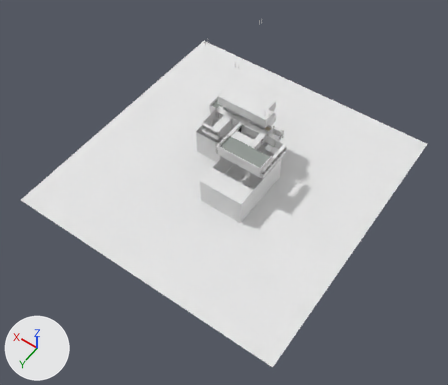
What one commit did to the glTF model build/floor_5.glb.
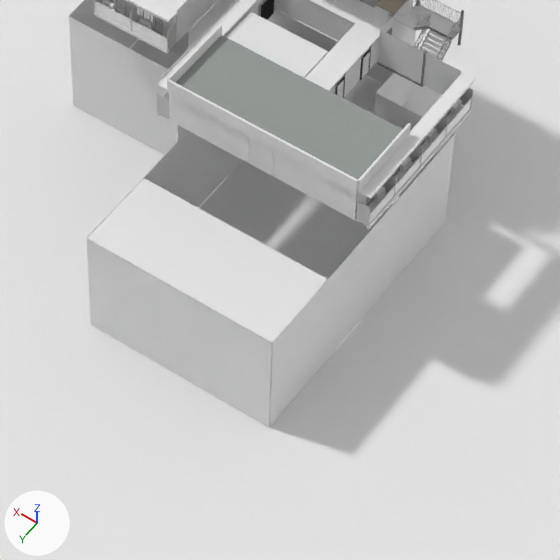
The first picture shows the older version from a 50 mm camera at (-54.5, 84.1, 141.9) aimed at (8.3, -3.7, 3.8). The close-ups show the older and then the newer version on the part from 40% to 68% of the width and 33% to 66% of the height of that picture. Only the edits that show in the close-ups are written down. Every picture has the same lights, and +X, +Y and +Z are marked at lower left. Where no turn or scale is listed for an object, it has been applied to the vertices. Vertices at exactly the same position are counted once.

The older version as bpy lines, for what is in view:
```python
me_massing = bpy.data.meshes.new('Massing')
me_massing.from_pydata(...)  # 269 vertices, 202 faces; spans x -30.0..56.0, y -58.1..30.0, z -0.1..20.3
# faces by material slot: [200, 2]
me_massing.materials.append(mat_mx_mass)  # white #e7e7e7
me_massing.materials.append(mat_mx_ground)  # white #e7e7e7
me_room_501_shell = bpy.data.meshes.new('Room_501_shell')
me_room_501_shell.from_pydata(...)  # 200 vertices, 192 faces; spans x 0.1..20.1, y -28.0..-8.8, z 11.6..14.0
# faces by material slot: [64, 64, 8, 8, 4, 40, 4]
me_room_501_shell.materials.append(mat_mr_wall)  # white #e7e7e7
me_room_501_shell.materials.append(mat_mr_base)  # grey #95918e
me_room_501_shell.materials.append(mat_mr_ceil)  # white #e7e7e7
me_room_501_shell.materials.append(mat_mr_genkan)  # white #e7e7e7
me_room_501_shell.materials.append(mat_mr_floor)  # white #e7e7e7
me_room_501_shell.materials.append(mat_mr_deskwood)  # white #e7e7e7
me_room_501_shell.materials.append(mat_mr_floorz)  # white #e7e7e7
me_wall_018 = bpy.data.meshes.new('Wall_018')
me_wall_018.from_pydata(...)  # 14 vertices, 10 faces; spans x 7.8..13.8, y -20.37..-20.24, z 11.6..14.0
# faces by material slot: [6, 4]
me_wall_018.materials.append(mat_m_wall)  # white #e7e7e7
me_wall_018.materials.append(mat_m_baseboard)  # dark grey #353535
ob_j2_roomwall = bpy.data.objects.new('J2_roomwall', me_room_501_shell)
ob_j2_roomwall.location = (0.0, 0.0, 0.0)
ob_massing = bpy.data.objects.new('Massing', me_massing)
ob_massing.location = (0.0, 0.0, 0.0)
ob_wall_018 = bpy.data.objects.new('Wall_018', me_wall_018)
ob_wall_018.location = (0.0, 0.0, 0.0)
# also in view: 'Bal_part' at (12.1, -18.9, 12.6); 'Bal_floor' at (12.1, -18.9, 12.9); 'Bal_bars' at (12.1, -18.9, 12.2); 'ExtStair_deck' at (4.3, -22.5, 12.9); 'Ceiling' at (15.6, -15.5, 14.0)
```
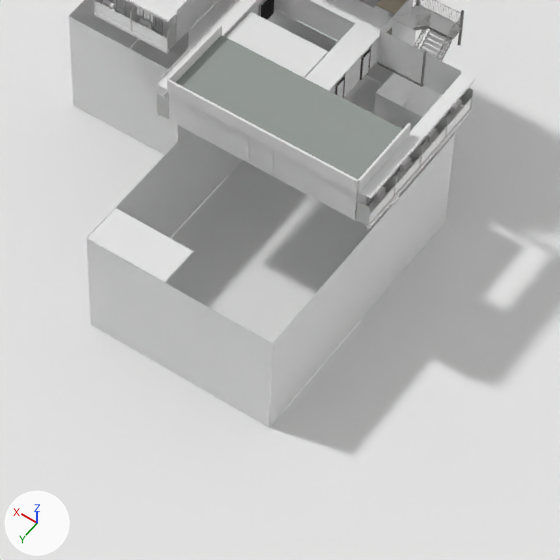
Boxes (x1, y1, x2, y2) around the edits, measured in the close-ups (560 x 560 px):
part 1 of me_massing, cut back: before (111, 178, 327, 316); after (111, 208, 193, 256)

Diff of the bpy script that builds the scene:
```diff
--- a/build/floor_5.glb.py
+++ b/build/floor_5.glb.py
@@ me_massing @@
 # used by ob_massing; location = (0.0, 0.0, 0.0)
-me_massing.from_pydata(...)  # 269 vertices, 202 faces; spans x -30.0..56.0, y -58.1..30.0, z -0.1..20.3
+me_massing.from_pydata(...)  # 257 vertices, 190 faces; spans x -30.0..56.0, y -58.1..30.0, z -0.1..20.3
+# me_massing part 1
+# 13 vertices are removed from x 0.0..13.8, y -5.9..-3.0, z 8.7
+# 14 faces are deleted
+# 6 vertices in x 0.0, y -2.5..0.0, z 8.7 move by (7.9, 0.0, 0.0)
+# 1 vertex is added at (7.9, -3.0, 8.7)
+# 2 new faces join them, mat_mx_mass (white #e7e7e7)
 me_massing.materials.append(mat_mx_mass)
```
